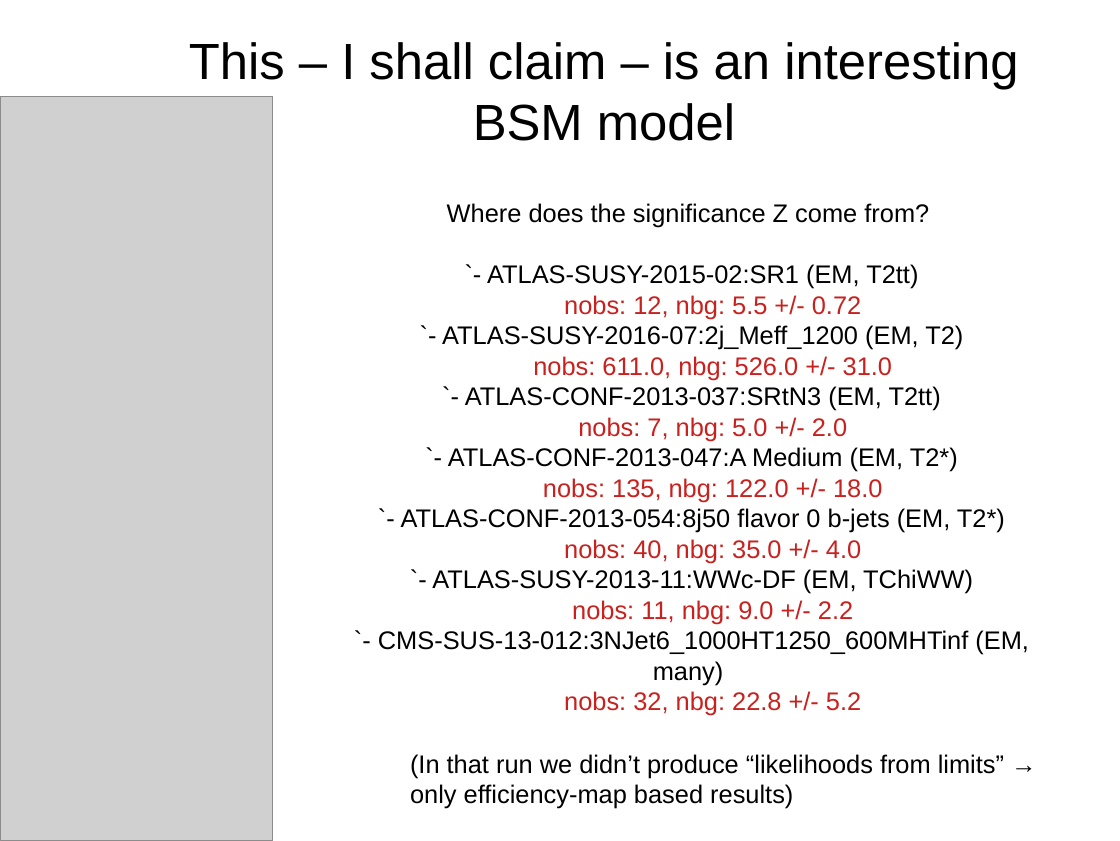
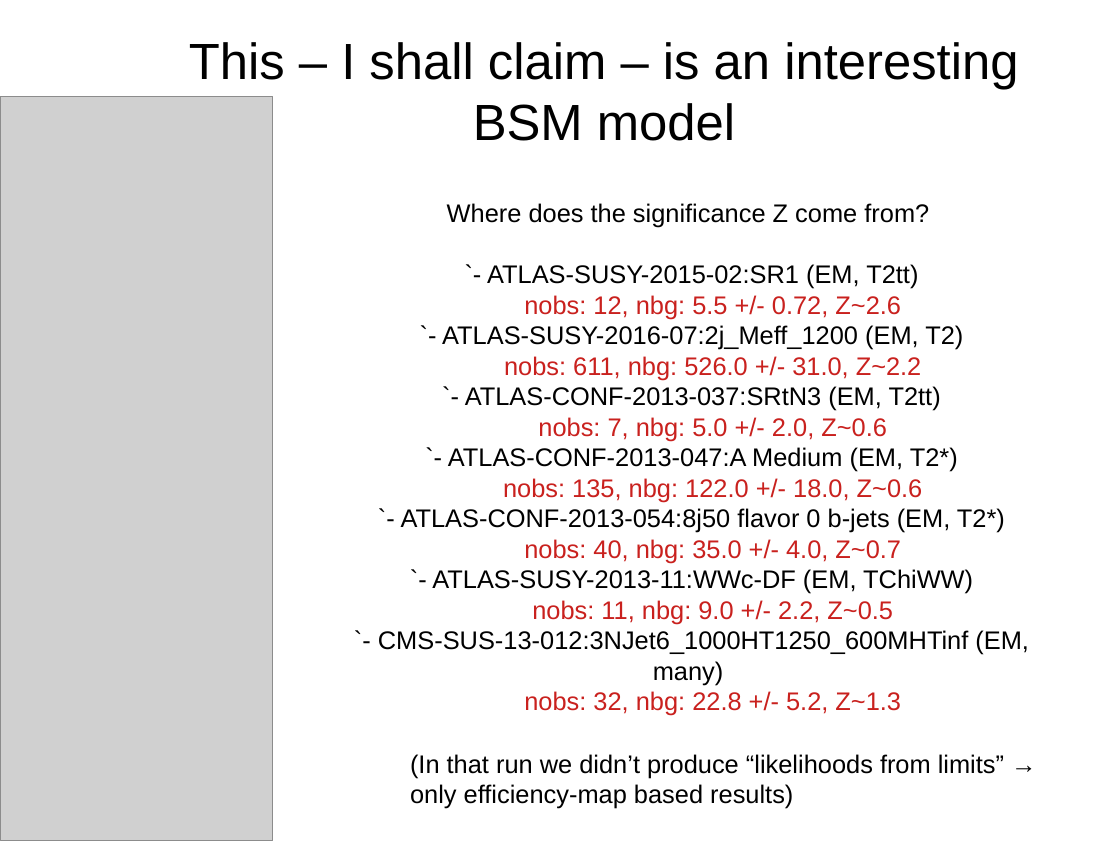
Before and after one commit to SModelS/smodels-utils, a slide deck: slide 7 of combinations/amb.odp. Drawn at 1120x841 pixels with LibreOffice and Linux fonts; fonts in the diff are those of the drawing; grey boxes stand for pictures. Boxes give left, top, right and bottom in pixels: in the first picture for what was removed or moved away, otherwise in the second. Text is boxed around its words. In the diff, an @@ line names an element or a change of style, - is before the commit and + after.

```diff
--- a/combinations/amb.odp
+++ b/combinations/amb.odp
@@ text at <box>524,295,901,319</box>: text changed @@
-nobs: 12, nbg: 5.5 +/- 0.72
+nobs: 12, nbg: 5.5 +/- 0.72, Z~2.6
@@ text at <box>504,356,922,380</box>: text changed @@
-nobs: 611.0, nbg: 526.0 +/- 31.0
+nobs: 611, nbg: 526.0 +/- 31.0, Z~2.2
@@ text at <box>538,417,887,441</box>: text changed @@
-nobs: 7, nbg: 5.0 +/- 2.0
+nobs: 7, nbg: 5.0 +/- 2.0, Z~0.6
@@ text at <box>503,478,923,502</box>: text changed @@
-nobs: 135, nbg: 122.0 +/- 18.0
+nobs: 135, nbg: 122.0 +/- 18.0, Z~0.6
@@ text at <box>524,539,901,563</box>: text changed @@
-nobs: 40, nbg: 35.0 +/- 4.0
+nobs: 40, nbg: 35.0 +/- 4.0, Z~0.7
@@ text at <box>532,600,893,624</box>: text changed @@
-nobs: 11, nbg: 9.0 +/- 2.2
+nobs: 11, nbg: 9.0 +/- 2.2, Z~0.5
@@ text at <box>524,691,901,716</box>: text changed @@
-nobs: 32, nbg: 22.8 +/- 5.2
+nobs: 32, nbg: 22.8 +/- 5.2, Z~1.3
```
Also in this commit, not shown: 2 other files.
